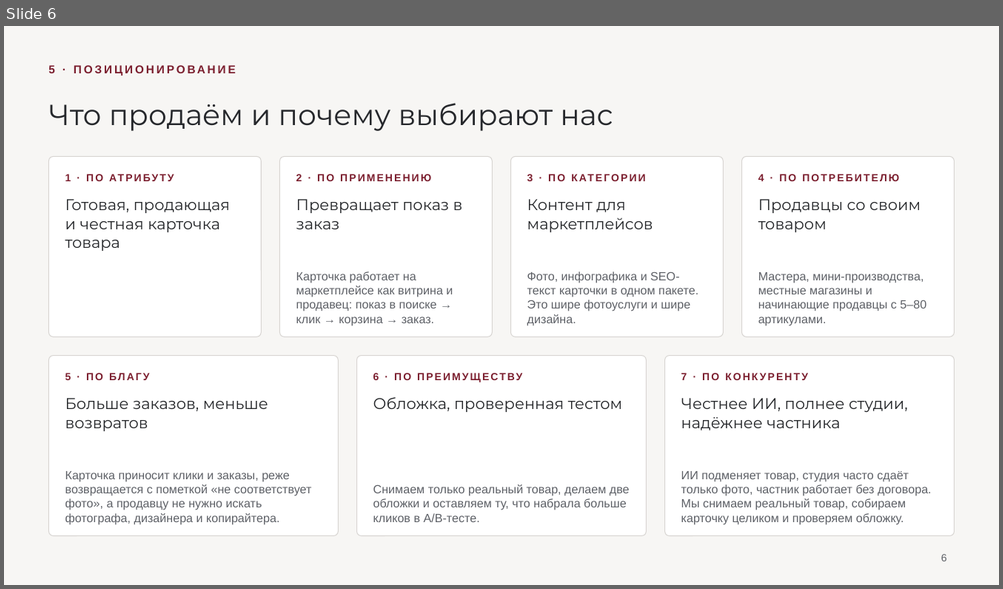
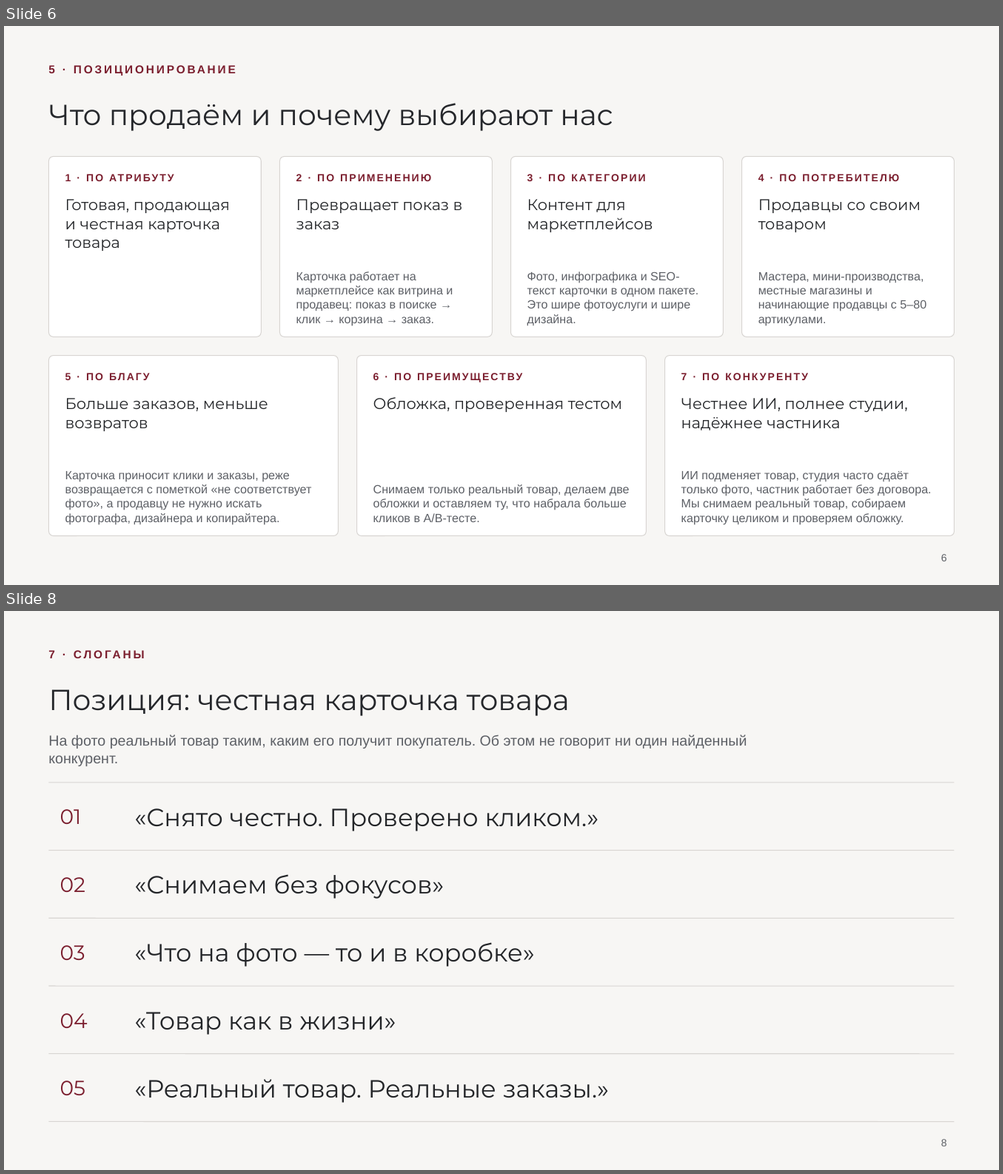
Before and after one commit to frnjuo/brand-photo-studio-, a slide deck: Презентация (редактируемая).pptx. Shown one above the other, each under a label of ours: slide 6 before the commit, slides 6 and 8 after it; the slides between them are not shown. The pictures are 1003x589 and 1003x1174 pixels, drawn with LibreOffice and Linux fonts; fonts in the diff are those of the drawing. Boxes give left, top, right and bottom in pixels: in the first picture for what was removed or moved away, otherwise in the second. Text is boxed around its words. In the diff, an @@ line names an element or a change of style, - is before the commit and + after.

```diff
--- a/Презентация (редактируемая).pptx
+++ b/Презентация (редактируемая).pptx
@@ slide 8 added at bbox=[4, 611, 999, 1170], background #F7F6F4 @@
@@ text added at bbox=[48, 650, 55, 658], 11 pt, text #7B1E2E, bold @@
+7 · СЛОГАНЫ
@@ title added at bbox=[48, 689, 569, 716], 28 pt, text #25272B @@
+Позиция: честная карточка товара
@@ text added at bbox=[48, 735, 747, 766], 14 pt, text #5D6066 @@
+На фото реальный товар таким, каким его получит покупатель. Об этом не говорит ни один найденный конкурент.
@@ line added from (48, 783) to (954, 783), #D8D5D2 0.75 pt @@
@@ text added at bbox=[60, 809, 82, 824], 20 pt, text #7B1E2E @@
+01
@@ text added at bbox=[134, 809, 599, 832], 24 pt, text #232528 @@
+«Снято честно. Проверено кликом.»
@@ line added from (48, 851) to (954, 851), #D8D5D2 0.75 pt @@
@@ text added at bbox=[134, 874, 444, 899], 24 pt, text #232528 @@
+«Снимаем без фокусов»
@@ text added at bbox=[60, 877, 85, 892], 20 pt, text #7B1E2E @@
+02
@@ line added from (48, 918) to (954, 918), #D8D5D2 0.75 pt @@
@@ text added at bbox=[134, 943, 535, 967], 24 pt, text #232528 @@
+«Что на фото — то и в коробке»
@@ text added at bbox=[60, 945, 85, 960], 20 pt, text #7B1E2E @@
+03
@@ line added from (48, 986) to (954, 986), #D8D5D2 0.75 pt @@
@@ text added at bbox=[60, 1014, 88, 1028], 20 pt, text #7B1E2E @@
+04
@@ text added at bbox=[134, 1012, 395, 1035], 24 pt, text #232528 @@
+«Товар как в жизни»
@@ line added from (48, 1054) to (954, 1054), #D8D5D2 0.75 pt @@
@@ text added at bbox=[60, 1081, 85, 1096], 20 pt, text #7B1E2E @@
+05
@@ text added at bbox=[134, 1079, 609, 1103], 24 pt, text #232528 @@
+«Реальный товар. Реальные заказы.»
@@ line added from (48, 1122) to (954, 1122), #D8D5D2 0.75 pt @@
@@ page number added at bbox=[941, 1139, 947, 1147], 10 pt, text #5D6066 @@
+8
```
Also in this commit, not shown: 1 other slide added, 1 slide removed, 3 other files.
